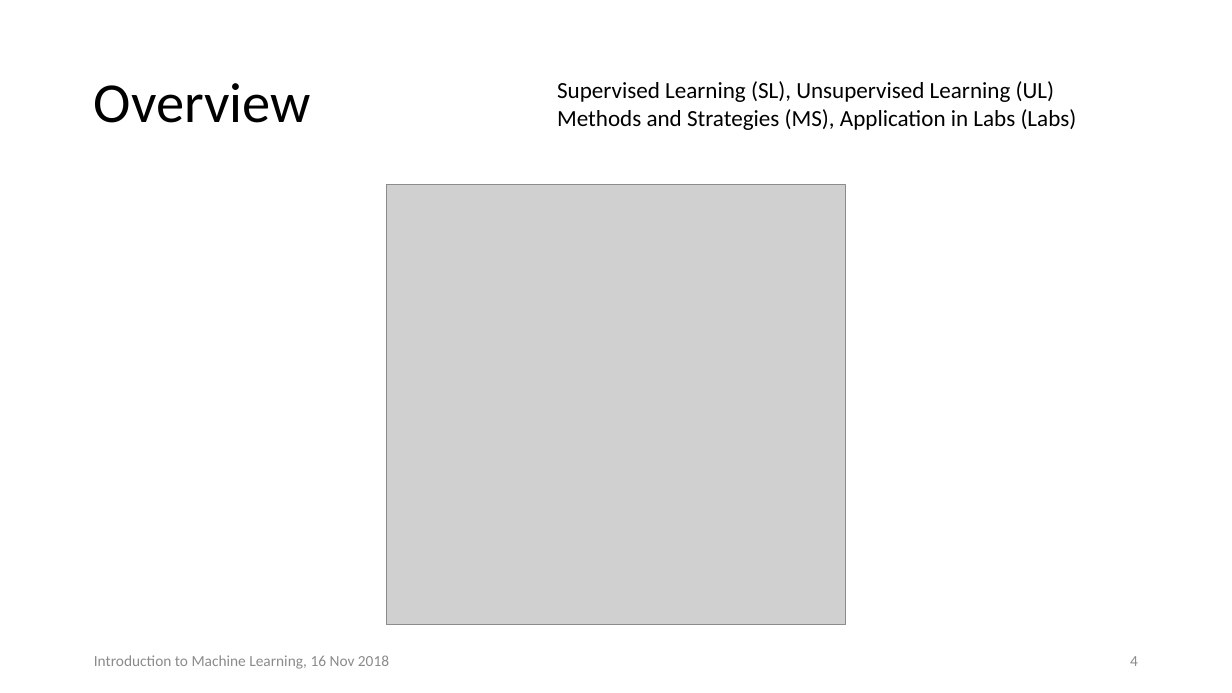
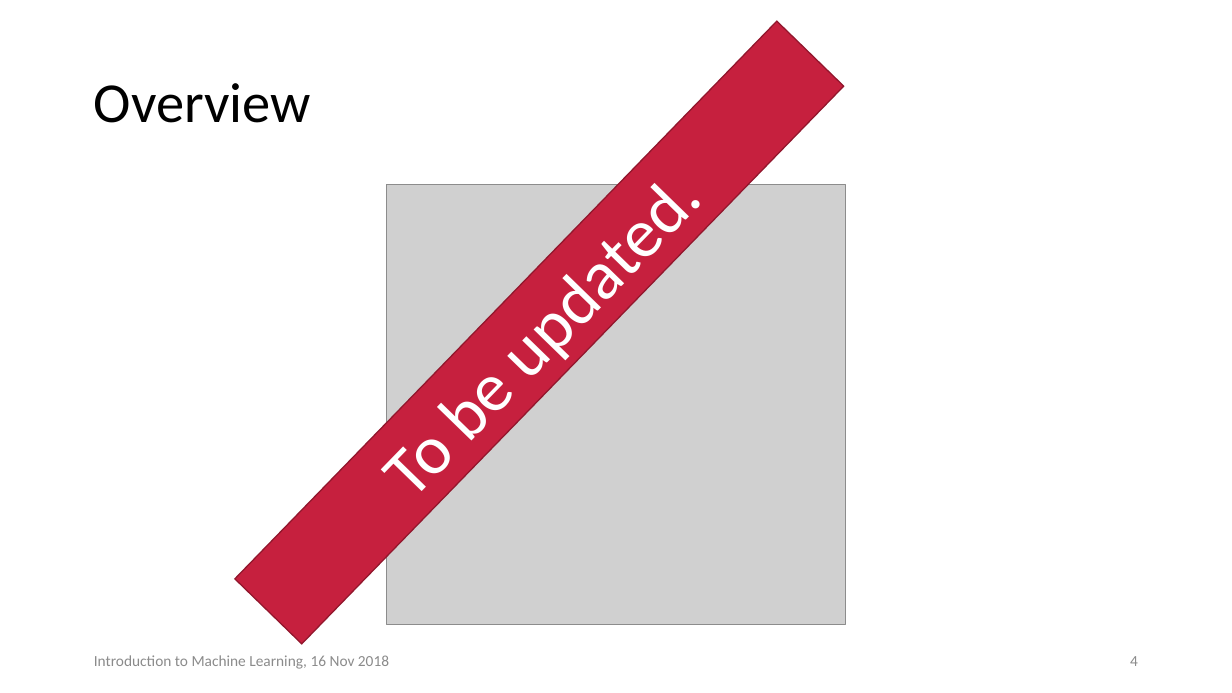
Before and after one commit to botterweck/research, a slide deck: slide 4 of presentations/2018-11-introductontomachinelearning/IntroML.pptx. Drawn at 1232x693 pixels with LibreOffice and Linux fonts; fonts in the diff are those of the drawing; grey boxes stand for pictures. Boxes give left, top, right and bottom in pixels: in the first picture for what was removed or moved away, otherwise in the second. Text is boxed around its words. In the diff, an @@ line names an element or a change of style, - is before the commit and + after.

```diff
--- a/presentations/2018-11-introductontomachinelearning/IntroML.pptx
+++ b/presentations/2018-11-introductontomachinelearning/IntroML.pptx
@@ rectangle added at [235, 21, 844, 644], fill #C6203E, outline #92182E 1 pt, 54 pt, text #FFFFFF @@
+To be updated.
@@ text removed at [557, 81, 1077, 130] @@
-Supervised Learning (SL), Unsupervised Learning (UL)
-Methods and Strategies (MS), Application in Labs (Labs)
```
Also in this commit, not shown: 3 other slides changed, 5 slides added, 4 other files.
